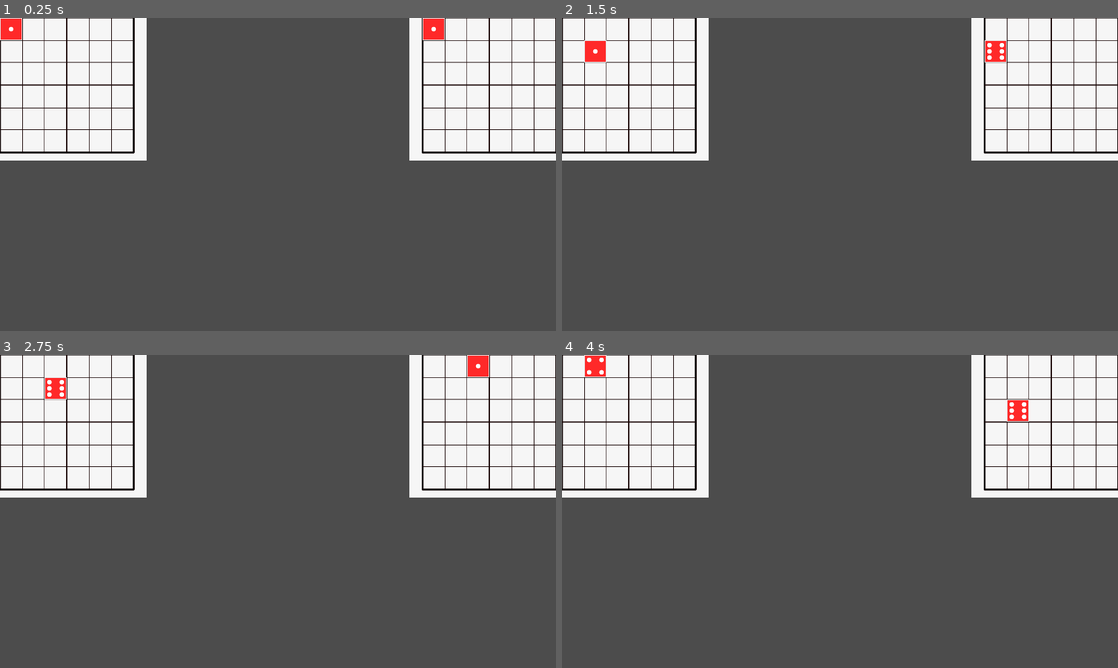
Above: before the commit, frames 1-4 (two rows, left to right).
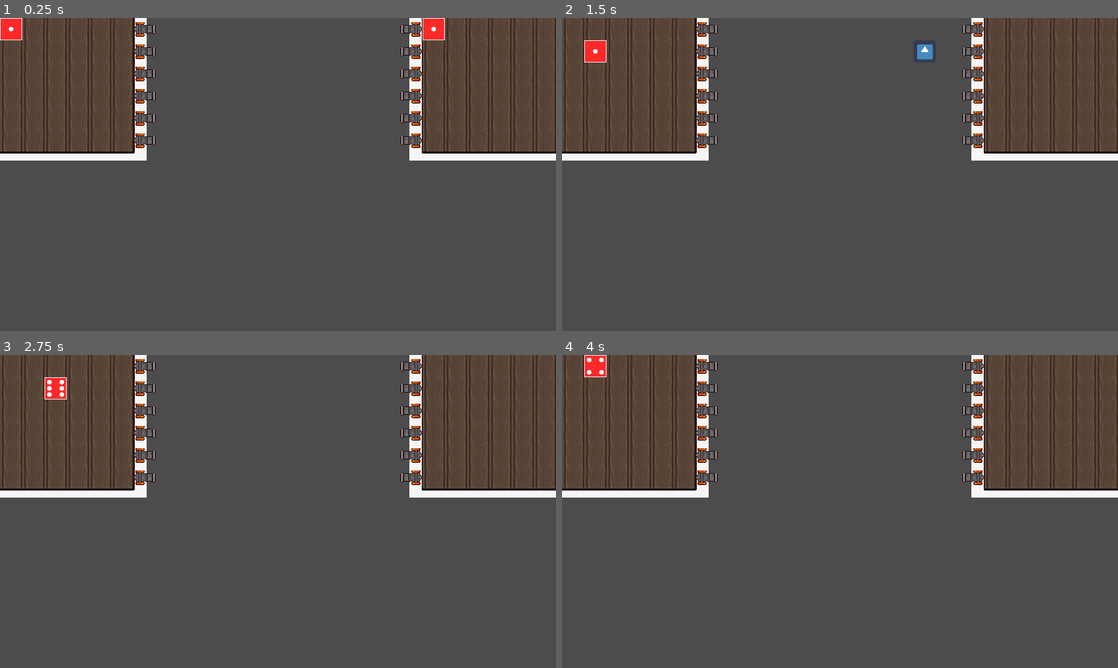
Above: after the commit, the same moments.

Repository: JayAiJoe/GMTK2022-NavyDice
Game: Godot game, scene res://src/Board/MainGame.tscn
Same seed, same stepped clock (60 frames per second), same inputs: the game is played once before the commit and once after it. The engine's default icon, where the game draws it, is replaced by a stand-in: a white triangle on a blue panel in a dark square.
Inputs:
- Up to frame 1 (0.25 s): no input
- Up to frame 2 (1.5 s): tap Enter at 0.5 s; hold D (P1_right) 0.53-1.28 s; hold Down (P2_down) 0.53-1.28 s; tap Left (P2_left) at 0.8, 1.35 s; tap Space at 1.25 s; hold S (P1_down) from 1.28 s (still down)
- Up to frame 3 (2.75 s): tap Right (P2_right) at 1.55 s; release S (P1_down) at 2.03 s; hold D (P1_right) from 2.03 s (still down); hold Right (P2_right) from 2.03 s (still down); tap Up (P2_up) at 2.3 s
- Up to frame 4 (4 s): tap Enter at 2.75 s; release D (P1_right) at 2.78 s; release Right (P2_right) at 2.78 s; hold W (P1_up) 2.78-3.53 s; tap Up (P2_up) at 2.85 s; tap Down (P2_down) at 3.05 s; tap Space at 3.5 s; hold A (P1_left) from 3.53 s (still down); hold Down (P2_down) from 3.53 s (still down); tap Left (P2_left) at 3.8 s

The runs differ from the first frame. In frame 1, 21% of the frame differs, in the area x 0-100%, y 0-43%; in frame 2, 22%; in frame 3, 21%; in frame 4, 21%.

Commit message:
cannon fire

Diff:
--- a/project.godot
+++ b/project.godot
@@ -9,6 +9,11 @@
 config_version=4
 
 _global_script_classes=[ {
+"base": "Area2D",
+"class": "Cannon",
+"language": "GDScript",
+"path": "res://src/Items/Cannon.gd"
+}, {
 "base": "Node2D",
 "class": "ControlDice",
 "language": "GDScript",
@@ -18,10 +23,17 @@
 "class": "Grid",
 "language": "GDScript",
 "path": "res://src/Board/Grid.gd"
+}, {
+"base": "KinematicBody2D",
+"class": "Projectile",
+"language": "GDScript",
+"path": "res://src/Items/Projectile.gd"
 } ]
 _global_script_class_icons={
+"Cannon": "",
 "ControlDice": "",
-"Grid": ""
+"Grid": "",
+"Projectile": ""
 }
 
 [application]
--- a/src/Board/Grid.gd
+++ b/src/Board/Grid.gd
@@ -15,6 +15,7 @@
 var _grid = []
 var moving : bool = false
 
+var loading_edge = 6
 
 
 func _ready() -> void:
@@ -34,6 +35,10 @@
 #			if (x + y) % 2 == 0:
 #				draw_rect(Rect2(global_position.x + x * POS.tile_size + global_position.x, y * POS.tile_size + global_position.y, POS.tile_size, POS.tile_size), "#0000FF")
 
+func spawn_dice() -> void:
+	var dice = ControlDice.instance()
+	add_child(dice)
+	current_dice = dice
 
 func move_dice(direction : int) -> void:
 	var destination = dice_position + POS.directions[direction]
@@ -41,7 +46,7 @@
 		if get_tile_state(destination) != tile_states.blocked:
 			yield(current_dice.roll(direction), "completed")
 			dice_position = destination
-	elif destination.x == 6:
+	elif destination.x == loading_edge:
 		yield(current_dice.slide(direction), "completed")
 		dice_position = destination
 	moving = false
@@ -55,8 +60,14 @@
 func get_tile_state(coordinates : Vector2) -> int:
 	return _grid[coordinates.y][coordinates.x]
 
+func set_tile_state(coordinates : Vector2, state : int) -> void:
+	_grid[coordinates.y][coordinates.x] = state
+	$Tilemap.set_cell(coordinates.x, coordinates.y, state)
 
-func spawn_dice() -> void:
-	var dice = ControlDice.instance()
-	add_child(dice)
-	current_dice = dice
+
+func _on_Grid_body_entered(body: Node) -> void:
+	if body is Projectile:
+		var damage = (body as Projectile).target
+		if is_in_grid(damage):
+			set_tile_state(damage, tile_states.broken)
+		body.queue_free()
--- a/src/Board/Grid.tscn
+++ b/src/Board/Grid.tscn
@@ -1,9 +1,43 @@
-[gd_scene load_steps=3 format=2]
+[gd_scene load_steps=6 format=2]
 
 [ext_resource path="res://src/Board/Grid.gd" type="Script" id=1]
 [ext_resource path="res://assets/grid_template.png" type="Texture" id=3]
+[ext_resource path="res://assets/floor.jpg" type="Texture" id=4]
 
-[node name="Grid" type="Node2D"]
+[sub_resource type="TileSet" id=1]
+0/name = "floor.jpg 0"
+0/texture = ExtResource( 4 )
+0/tex_offset = Vector2( 0, 0 )
+0/modulate = Color( 1, 1, 1, 1 )
+0/region = Rect2( 0, 0, 64, 64 )
+0/tile_mode = 0
+0/occluder_offset = Vector2( 0, 0 )
+0/navigation_offset = Vector2( 0, 0 )
+0/shape_offset = Vector2( 0, 0 )
+0/shape_transform = Transform2D( 1, 0, 0, 1, 0, 0 )
+0/shape_one_way = false
+0/shape_one_way_margin = 0.0
+0/shapes = [  ]
+0/z_index = 0
+1/name = "floor.jpg 1"
+1/texture = ExtResource( 4 )
+1/tex_offset = Vector2( 0, 0 )
+1/modulate = Color( 1, 1, 1, 1 )
+1/region = Rect2( 320, 128, 64, 64 )
+1/tile_mode = 0
+1/occluder_offset = Vector2( 0, 0 )
+1/navigation_offset = Vector2( 0, 0 )
+1/shape_offset = Vector2( 0, 0 )
+1/shape_transform = Transform2D( 1, 0, 0, 1, 0, 0 )
+1/shape_one_way = false
+1/shape_one_way_margin = 0.0
+1/shapes = [  ]
+1/z_index = 0
+
+[sub_resource type="RectangleShape2D" id=2]
+extents = Vector2( 192, 192 )
+
+[node name="Grid" type="Area2D"]
 script = ExtResource( 1 )
 
 [node name="GridTemplate" type="Sprite" parent="."]
@@ -12,3 +46,14 @@
 z_index = -100
 texture = ExtResource( 3 )
 region_rect = Rect2( 0, 0, 384, 384 )
+
+[node name="TileMap" type="TileMap" parent="."]
+tile_set = SubResource( 1 )
+format = 1
+tile_data = PoolIntArray( 0, 0, 0, 1, 0, 0, 2, 0, 0, 3, 0, 0, 4, 0, 0, 5, 0, 0, 65536, 0, 0, 65537, 0, 0, 65538, 0, 0, 65539, 0, 0, 65540, 0, 0, 65541, 0, 0, 131072, 0, 0, 131073, 0, 0, 131074, 0, 0, 131075, 0, 0, 131076, 0, 0, 131077, 0, 0, 196608, 0, 0, 196609, 0, 0, 196610, 0, 0, 196611, 0, 0, 196612, 0, 0, 196613, 0, 0, 262144, 0, 0, 262145, 0, 0, 262146, 0, 0, 262147, 0, 0, 262148, 0, 0, 262149, 0, 0, 327680, 0, 0, 327681, 0, 0, 327682, 0, 0, 327683, 0, 0, 327684, 0, 0, 327685, 0, 0 )
+
+[node name="CollisionShape2D" type="CollisionShape2D" parent="."]
+position = Vector2( 192, 192 )
+shape = SubResource( 2 )
+
+[connection signal="body_entered" from="." to="." method="_on_Grid_body_entered"]
--- a/src/Board/GridP1.tscn
+++ b/src/Board/GridP1.tscn
@@ -1,7 +1,34 @@
-[gd_scene load_steps=3 format=2]
+[gd_scene load_steps=4 format=2]
 
 [ext_resource path="res://src/Board/GridP1.gd" type="Script" id=1]
 [ext_resource path="res://src/Board/Grid.tscn" type="PackedScene" id=2]
+[ext_resource path="res://src/Items/Cannon.tscn" type="PackedScene" id=3]
 
 [node name="GridP1" instance=ExtResource( 2 )]
 script = ExtResource( 1 )
+
+[node name="Armaments" type="Node2D" parent="." index="3"]
+
+[node name="Cannon" parent="Armaments" index="0" instance=ExtResource( 3 )]
+position = Vector2( 384, 0 )
+row = 1
+
+[node name="Cannon2" parent="Armaments" index="1" instance=ExtResource( 3 )]
+position = Vector2( 384, 64 )
+row = 2
+
+[node name="Cannon3" parent="Armaments" index="2" instance=ExtResource( 3 )]
+position = Vector2( 384, 128 )
+row = 3
+
+[node name="Cannon4" parent="Armaments" index="3" instance=ExtResource( 3 )]
+position = Vector2( 384, 192 )
+row = 4
+
+[node name="Cannon5" parent="Armaments" index="4" instance=ExtResource( 3 )]
+position = Vector2( 384, 256 )
+row = 5
+
+[node name="Cannon6" parent="Armaments" index="5" instance=ExtResource( 3 )]
+position = Vector2( 384, 320 )
+row = 6
--- a/src/Board/GridP2.gd
+++ b/src/Board/GridP2.gd
@@ -1,4 +1,7 @@
 extends Grid
+
+func _ready() -> void:
+	loading_edge = -1
 
 func _input(event: InputEvent) -> void:
 	if event is InputEventKey and event.pressed:
--- a/src/Board/GridP2.tscn
+++ b/src/Board/GridP2.tscn
@@ -1,7 +1,165 @@
-[gd_scene load_steps=3 format=2]
+[gd_scene load_steps=9 format=2]
 
 [ext_resource path="res://src/Board/GridP2.gd" type="Script" id=1]
 [ext_resource path="res://src/Board/Grid.tscn" type="PackedScene" id=2]
+[ext_resource path="res://src/Items/Cannon.tscn" type="PackedScene" id=3]
+
+[sub_resource type="Animation" id=1]
+resource_name = "Firing"
+length = 0.4
+step = 0.05
+tracks/0/type = "value"
+tracks/0/path = NodePath("Cannon:position")
+tracks/0/interp = 1
+tracks/0/loop_wrap = true
+tracks/0/imported = false
+tracks/0/enabled = true
+tracks/0/keys = {
+"times": PoolRealArray( 0, 0.05, 0.1, 0.15, 0.2, 0.25, 0.3, 0.35, 0.4 ),
+"transitions": PoolRealArray( 1, 1, 1, 1, 1, 1, 1, 1, 1 ),
+"update": 1,
+"values": [ Vector2( 32, 32 ), Vector2( 32, 30 ), Vector2( 32, 34 ), Vector2( 32, 30 ), Vector2( 32, 34 ), Vector2( 32, 30 ), Vector2( 32, 34 ), Vector2( 32, 30 ), Vector2( 32, 32 ) ]
+}
+
+[sub_resource type="Animation" id=2]
+resource_name = "Firing"
+length = 0.4
+step = 0.05
+tracks/0/type = "value"
+tracks/0/path = NodePath("Cannon:position")
+tracks/0/interp = 1
+tracks/0/loop_wrap = true
+tracks/0/imported = false
+tracks/0/enabled = true
+tracks/0/keys = {
+"times": PoolRealArray( 0, 0.05, 0.1, 0.15, 0.2, 0.25, 0.3, 0.35, 0.4 ),
+"transitions": PoolRealArray( 1, 1, 1, 1, 1, 1, 1, 1, 1 ),
+"update": 1,
+"values": [ Vector2( 32, 32 ), Vector2( 32, 30 ), Vector2( 32, 34 ), Vector2( 32, 30 ), Vector2( 32, 34 ), Vector2( 32, 30 ), Vector2( 32, 34 ), Vector2( 32, 30 ), Vector2( 32, 32 ) ]
+}
+
+[sub_resource type="Animation" id=3]
+resource_name = "Firing"
+length = 0.4
+step = 0.05
+tracks/0/type = "value"
+tracks/0/path = NodePath("Cannon:position")
+tracks/0/interp = 1
+tracks/0/loop_wrap = true
+tracks/0/imported = false
+tracks/0/enabled = true
+tracks/0/keys = {
+"times": PoolRealArray( 0, 0.05, 0.1, 0.15, 0.2, 0.25, 0.3, 0.35, 0.4 ),
+"transitions": PoolRealArray( 1, 1, 1, 1, 1, 1, 1, 1, 1 ),
+"update": 1,
+"values": [ Vector2( 32, 32 ), Vector2( 32, 30 ), Vector2( 32, 34 ), Vector2( 32, 30 ), Vector2( 32, 34 ), Vector2( 32, 30 ), Vector2( 32, 34 ), Vector2( 32, 30 ), Vector2( 32, 32 ) ]
+}
+
+[sub_resource type="Animation" id=4]
+resource_name = "Firing"
+length = 0.4
+step = 0.05
+tracks/0/type = "value"
+tracks/0/path = NodePath("Cannon:position")
+tracks/0/interp = 1
+tracks/0/loop_wrap = true
+tracks/0/imported = false
+tracks/0/enabled = true
+tracks/0/keys = {
+"times": PoolRealArray( 0, 0.05, 0.1, 0.15, 0.2, 0.25, 0.3, 0.35, 0.4 ),
+"transitions": PoolRealArray( 1, 1, 1, 1, 1, 1, 1, 1, 1 ),
+"update": 1,
+"values": [ Vector2( 32, 32 ), Vector2( 32, 30 ), Vector2( 32, 34 ), Vector2( 32, 30 ), Vector2( 32, 34 ), Vector2( 32, 30 ), Vector2( 32, 34 ), Vector2( 32, 30 ), Vector2( 32, 32 ) ]
+}
+
+[sub_resource type="Animation" id=5]
+resource_name = "Firing"
+length = 0.4
+step = 0.05
+tracks/0/type = "value"
+tracks/0/path = NodePath("Cannon:position")
+tracks/0/interp = 1
+tracks/0/loop_wrap = true
+tracks/0/imported = false
+tracks/0/enabled = true
+tracks/0/keys = {
+"times": PoolRealArray( 0, 0.05, 0.1, 0.15, 0.2, 0.25, 0.3, 0.35, 0.4 ),
+"transitions": PoolRealArray( 1, 1, 1, 1, 1, 1, 1, 1, 1 ),
+"update": 1,
+"values": [ Vector2( 32, 32 ), Vector2( 32, 30 ), Vector2( 32, 34 ), Vector2( 32, 30 ), Vector2( 32, 34 ), Vector2( 32, 30 ), Vector2( 32, 34 ), Vector2( 32, 30 ), Vector2( 32, 32 ) ]
+}
 
 [node name="GridP2" instance=ExtResource( 2 )]
 script = ExtResource( 1 )
+
+[node name="Armaments" type="Node2D" parent="." index="3"]
+
+[node name="Cannon" parent="Armaments" index="0" instance=ExtResource( 3 )]
+position = Vector2( -64, 0 )
+row = 1
+x_direction = -1
+
+[node name="Cannon" parent="Armaments/Cannon" index="1"]
+flip_v = true
+
+[node name="Cannon2" parent="Armaments" index="1" instance=ExtResource( 3 )]
+position = Vector2( -64, 64 )
+row = 2
+x_direction = -1
+
+[node name="Cannon" parent="Armaments/Cannon2" index="1"]
+flip_v = true
+
+[node name="AnimationPlayer" parent="Armaments/Cannon2" index="2"]
+anims/Firing = SubResource( 1 )
+
+[node name="Cannon3" parent="Armaments" index="2" instance=ExtResource( 3 )]
+position = Vector2( -64, 128 )
+row = 3
+x_direction = -1
+
+[node name="Cannon" parent="Armaments/Cannon3" index="1"]
+flip_v = true
+
+[node name="AnimationPlayer" parent="Armaments/Cannon3" index="2"]
+anims/Firing = SubResource( 2 )
+
+[node name="Cannon4" parent="Armaments" index="3" instance=ExtResource( 3 )]
+position = Vector2( -64, 192 )
+row = 4
+x_direction = -1
+
+[node name="Cannon" parent="Armaments/Cannon4" index="1"]
+flip_v = true
+
+[node name="AnimationPlayer" parent="Armaments/Cannon4" index="2"]
+anims/Firing = SubResource( 3 )
+
+[node name="Cannon5" parent="Armaments" index="4" instance=ExtResource( 3 )]
+position = Vector2( -64, 256 )
+row = 5
+x_direction = -1
+
+[node name="Cannon" parent="Armaments/Cannon5" index="1"]
+flip_v = true
+
+[node name="AnimationPlayer" parent="Armaments/Cannon5" index="2"]
+anims/Firing = SubResource( 4 )
+
+[node name="Cannon6" parent="Armaments" index="5" instance=ExtResource( 3 )]
+position = Vector2( -64, 320 )
+row = 6
+x_direction = -1
+
+[node name="Cannon" parent="Armaments/Cannon6" index="1"]
+flip_v = true
+
+[node name="AnimationPlayer" parent="Armaments/Cannon6" index="2"]
+anims/Firing = SubResource( 5 )
+
+[editable path="Armaments/Cannon"]
+[editable path="Armaments/Cannon2"]
+[editable path="Armaments/Cannon3"]
+[editable path="Armaments/Cannon4"]
+[editable path="Armaments/Cannon5"]
+[editable path="Armaments/Cannon6"]
--- /dev/null
+++ b/src/Items/Cannon.gd
@@ -0,0 +1,14 @@
+extends Area2D
+
+class_name Cannon
+
+export var Projectile = preload("res://src/Items/Projectile.tscn")
+export var row = 0
+export var x_direction = 1
+
+func fire(coordinates : Vector2) -> void:
+	$AnimationPlayer.play("Firing")
+	yield($AnimationPlayer, "animation_finished")
+	var bullet = Projectile.instance()
+	bullet.speed *= x_direction
+	add_child(bullet)
--- /dev/null
+++ b/src/Items/Cannon.tscn
@@ -0,0 +1,40 @@
+[gd_scene load_steps=5 format=2]
+
+[ext_resource path="res://assets/cannon.png" type="Texture" id=1]
+[ext_resource path="res://src/Items/Cannon.gd" type="Script" id=2]
+
+[sub_resource type="RectangleShape2D" id=1]
+extents = Vector2( 16, 16 )
+
+[sub_resource type="Animation" id=2]
+resource_name = "Firing"
+length = 0.4
+step = 0.05
+tracks/0/type = "value"
+tracks/0/path = NodePath("Cannon:position")
+tracks/0/interp = 1
+tracks/0/loop_wrap = true
+tracks/0/imported = false
+tracks/0/enabled = true
+tracks/0/keys = {
+"times": PoolRealArray( 0, 0.05, 0.1, 0.15, 0.2, 0.25, 0.3, 0.35, 0.4 ),
+"transitions": PoolRealArray( 1, 1, 1, 1, 1, 1, 1, 1, 1 ),
+"update": 1,
+"values": [ Vector2( 32, 32 ), Vector2( 32, 30 ), Vector2( 32, 34 ), Vector2( 32, 30 ), Vector2( 32, 34 ), Vector2( 32, 30 ), Vector2( 32, 34 ), Vector2( 32, 30 ), Vector2( 32, 32 ) ]
+}
+
+[node name="Cannon" type="Area2D"]
+script = ExtResource( 2 )
+
+[node name="CollisionShape2D" type="CollisionShape2D" parent="."]
+position = Vector2( 32, 32 )
+shape = SubResource( 1 )
+
+[node name="Cannon" type="Sprite" parent="."]
+position = Vector2( 32, 32 )
+rotation = 1.5708
+scale = Vector2( 0.132062, 0.141898 )
+texture = ExtResource( 1 )
+
+[node name="AnimationPlayer" type="AnimationPlayer" parent="."]
+anims/Firing = SubResource( 2 )
--- /dev/null
+++ b/src/Items/Projectile.gd
@@ -0,0 +1,15 @@
+extends KinematicBody2D
+
+class_name Projectile
+
+var target : Vector2 = Vector2(-1, -1)
+var speed := 700.0
+var acceleration := 0.0 #25.0
+var max_speed := 1500.0
+
+func set_target(coordinates : Vector2) -> void:
+	target = coordinates
+
+func _physics_process(delta: float) -> void:
+	position.x += speed * delta
+	speed += acceleration
--- /dev/null
+++ b/src/Items/Projectile.tscn
@@ -0,0 +1,18 @@
+[gd_scene load_steps=4 format=2]
+
+[ext_resource path="res://icon.png" type="Texture" id=1]
+[ext_resource path="res://src/Items/Projectile.gd" type="Script" id=2]
+
+[sub_resource type="RectangleShape2D" id=1]
+extents = Vector2( 16, 16 )
+
+[node name="Projectile" type="KinematicBody2D"]
+script = ExtResource( 2 )
+
+[node name="CollisionShape2D" type="CollisionShape2D" parent="."]
+position = Vector2( 32, 32 )
+shape = SubResource( 1 )
+
+[node name="Icon" type="Sprite" parent="."]
+texture = ExtResource( 1 )
+centered = false
--- a/src/Player/ControlDice.gd
+++ b/src/Player/ControlDice.gd
@@ -2,6 +2,8 @@
 
 class_name ControlDice
 
+func _on_ControlDice_area_entered(area: Area2D) -> void:
+	load_and_fire(area)
 
 func roll(direction : int) -> void:
 	$MoveTween.interpolate_property(self, "global_position", global_position, global_position + POS.directions[direction] * POS.tile_size, 0.12, Tween.TRANS_LINEAR, Tween.EASE_OUT)
@@ -14,5 +16,12 @@
 	$MoveTween.start()
 	yield($MoveTween,"tween_completed")
 
+
+
 func get_face_up() -> int :
 	return randi() % 6 + 1
+
+func load_and_fire(area : Area2D):
+	if area is Cannon:
+		(area as Cannon).fire(Vector2(get_face_up(), get_face_up()))
+		queue_free()
--- a/src/Player/ControlDice.tscn
+++ b/src/Player/ControlDice.tscn
@@ -1,7 +1,10 @@
-[gd_scene load_steps=10 format=2]
+[gd_scene load_steps=11 format=2]
 
 [ext_resource path="res://src/Player/ControlDice.gd" type="Script" id=2]
 [ext_resource path="res://assets/dice_faces.png" type="Texture" id=3]
+
+[sub_resource type="RectangleShape2D" id=8]
+extents = Vector2( 16, 16 )
 
 [sub_resource type="AtlasTexture" id=2]
 flags = 4
@@ -41,8 +44,12 @@
 "speed": 5.0
 } ]
 
-[node name="ControlDice" type="Node2D"]
+[node name="ControlDice" type="Area2D"]
 script = ExtResource( 2 )
+
+[node name="CollisionShape2D" type="CollisionShape2D" parent="."]
+position = Vector2( 32, 32 )
+shape = SubResource( 8 )
 
 [node name="MoveTween" type="Tween" parent="."]
 
@@ -51,3 +58,5 @@
 frames = SubResource( 1 )
 animation = "faces"
 centered = false
+
+[connection signal="area_entered" from="." to="." method="_on_ControlDice_area_entered"]
Binary file added: assets/cannon.png
Binary file added: assets/floor.jpg
Not shown, added: assets/floor.jpg.import
